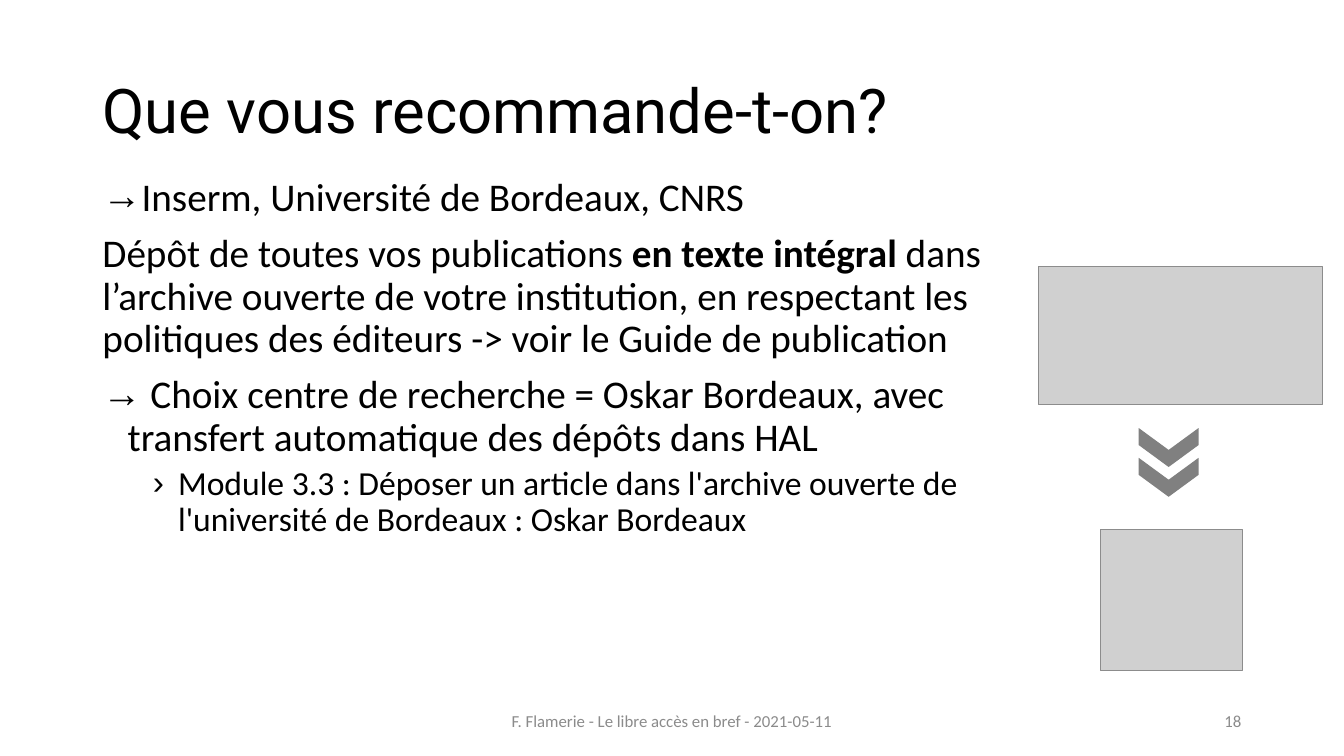
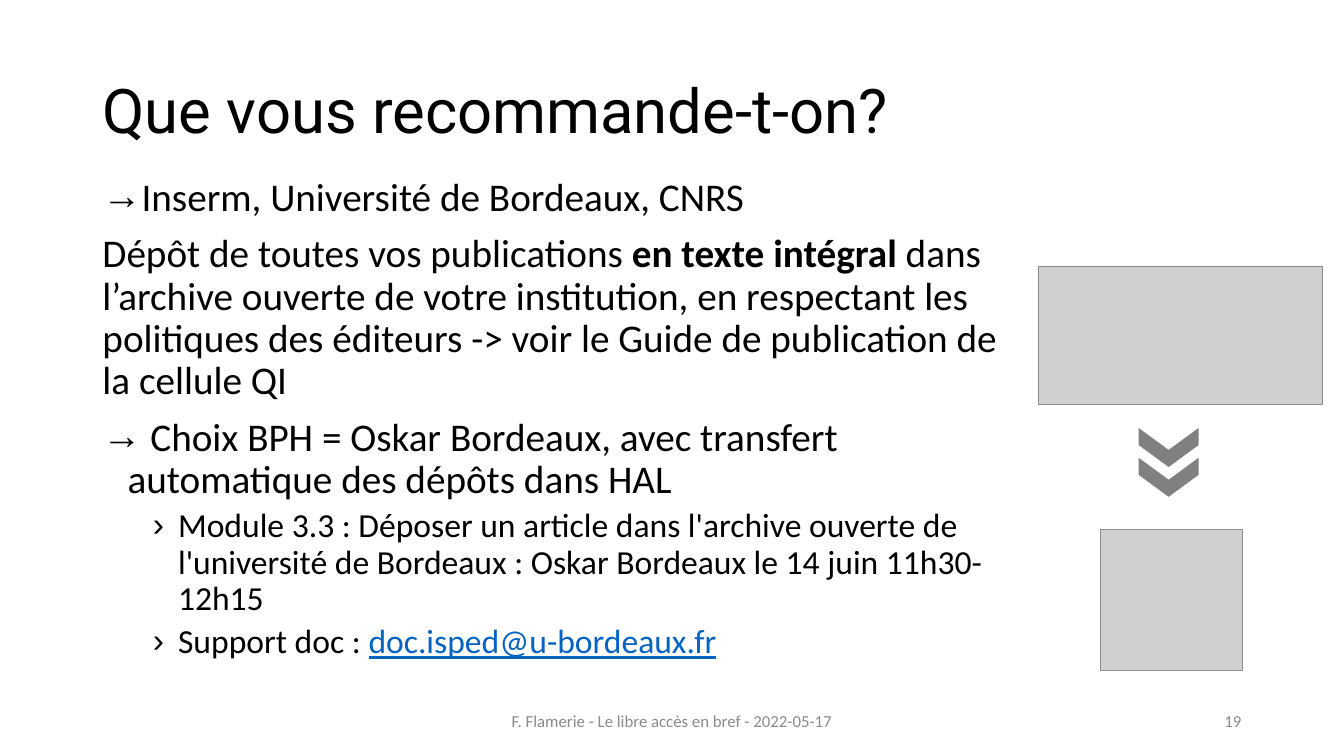
Before and after one commit to fflamerie/formbiblio, a slide deck: slide 19 of docs/module3-1_oa_bref.pptx (slide 18 before the commit). Drawn at 1344x756 pixels with LibreOffice and Linux fonts; fonts in the diff are those of the drawing; grey boxes stand for pictures. Boxes give left, top, right and bottom in pixels: in the first picture for what was removed or moved away, otherwise in the second. Text is boxed around its words. In the diff, an @@ line names an element or a change of style, - is before the commit and + after.

```diff
--- a/docs/module3-1_oa_bref.pptx
+++ b/docs/module3-1_oa_bref.pptx
@@ text at (102, 239, 997, 659): text changed @@
-Dépôt de toutes vos publications en texte intégral dans l’archive ouverte de votre institution, en respectant les politiques des éditeurs -> voir le Guide de publication
-→ Choix centre de recherche = Oskar Bordeaux, avec transfert automatique des dépôts dans HAL
-  › Module 3.3 : Déposer un article dans l'archive ouverte de l'université de Bordeaux : Oskar Bordeaux
+Dépôt de toutes vos publications en texte intégral dans l’archive ouverte de votre institution, en respectant les politiques des éditeurs -> voir le Guide de publication de la cellule QI
+→ Choix BPH = Oskar Bordeaux, avec transfert automatique des dépôts dans HAL
+  › Module 3.3 : Déposer un article dans l'archive ouverte de l'université de Bordeaux : Oskar Bordeaux le 14 juin 11h30-12h15
+  › Support doc : doc.isped@u-bordeaux.fr
@@ text at (512, 715, 831, 727): text changed @@
-F. Flamerie - Le libre accès en bref - 2021-05-11
+F. Flamerie - Le libre accès en bref - 2022-05-17
@@ page number at (1224, 716, 1241, 727): text changed @@
-18
+19
```
Also in this commit, not shown: 20 other slides changed, 3 slides added, 1 slide removed, 15 other files.
